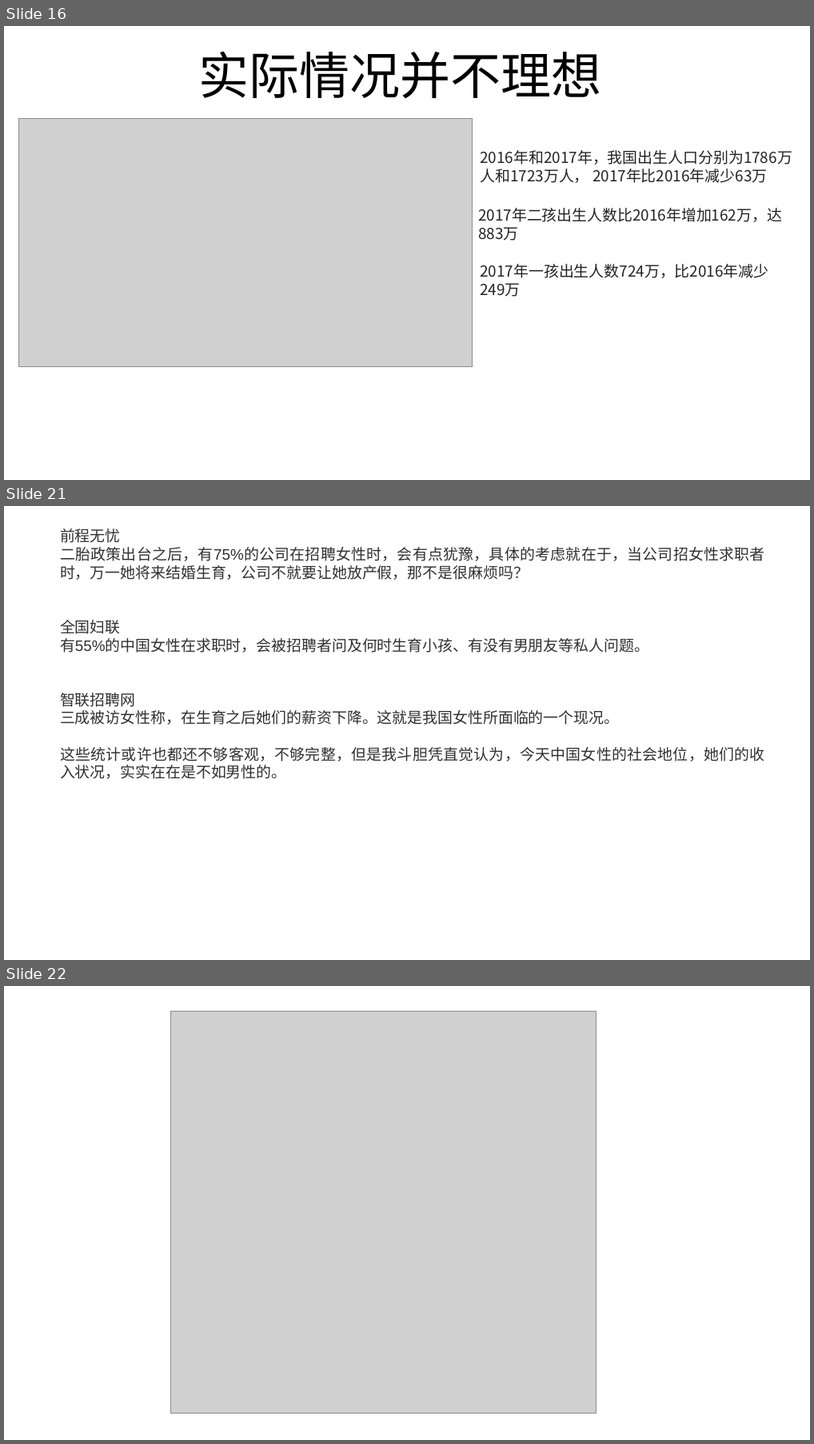
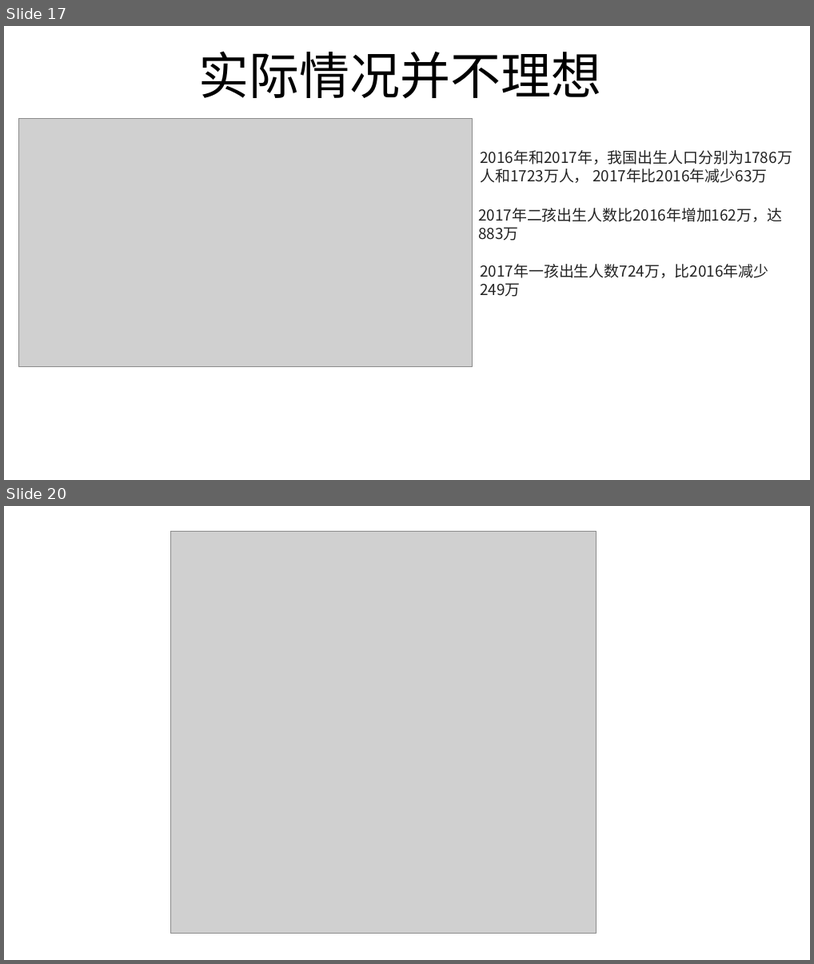
Before and after one commit to FredJiangFei/freetalk, a slide deck: 生娃是国家大事/sw - Copy.pptx. Shown one above the other, each under a label of ours: slides 16, 21 and 22 before the commit, slides 17 and 20 after it; the slides between them are not shown. The pictures are 814x1444 and 814x964 pixels, drawn with LibreOffice and Linux fonts; fonts in the diff are those of the drawing; grey boxes stand for pictures. Boxes give left, top, right and bottom in pixels: in the first picture for what was removed or moved away, otherwise in the second. Text is boxed around its words. In the diff, an @@ line names an element or a change of style, - is before the commit and + after.

```diff
--- a/生娃是国家大事/sw - Copy.pptx
+++ b/生娃是国家大事/sw - Copy.pptx
@@ slide 21 removed at [4,506,810,960], background #FFFFFF @@
@@ text removed at [60,528,766,779] @@
-前程无忧
-二胎政策出台之后，有75%的公司在招聘女性时，会有点犹豫，具体的考虑就在于，当公司招女性求职者时，万一她将来结婚生育，公司不就要让她放产假，那不是很麻烦吗？
-全国妇联
-有55%的中国女性在求职时，会被招聘者问及何时生育小孩、有没有男朋友等私人问题。
-智联招聘网
-三成被访女性称，在生育之后她们的薪资下降。这就是我国女性所面临的一个现况。
-这些统计或许也都还不够客观，不够完整，但是我斗胆凭直觉认为，今天中国女性的社会地位，她们的收入状况，实实在在是不如男性的。
@@ what was slide 16 is now slide 17 @@
@@ what was slide 22 is now slide 20 @@
```
Also in this commit, not shown: 1 slide changed, 2 slides added, 3 other slides removed, 1 other file.
